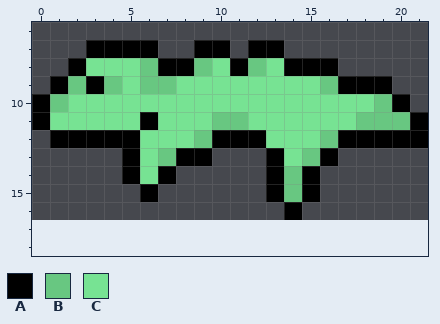
Pixel-art sprite: res/images/sprite01/esquerda02.png. Above is the file before it was changed.
The file is 22x16 pixels. Shown: x 0..21, y 6..18. The old version is drawn lined up with the new one, on the new canvas.
Palette (. is transparent): A #000000  B #68c781  C #77e393
Pixels before, first column x 0:
 7 ...AAAA..AA.AA........
 8 ..ACCCBAABCABCAAA.....
 9 .ABABCBBCCCCCCCCBAAA..
10 ABCCCCCCCCCCCCCCCCCBA.
11 ACCCCCACCCBBCCCCCCBBBA
12 .AAAAACCCBAAACCCBAAAAA
13 .....ACBAA...ACBA.....
14 .....ACA.....ABA......
15 ......A......ABA......
16 ..............A.......
Now the later version:
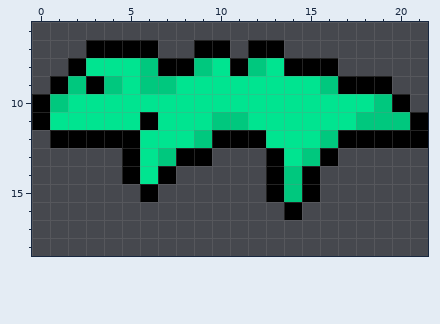
From old to new:
canvas 22x16 -> 22x22, the old top-left corner now at 0,1
colour B: #68c781 -> #00c87e
colour C: #77e393 -> #00e490
